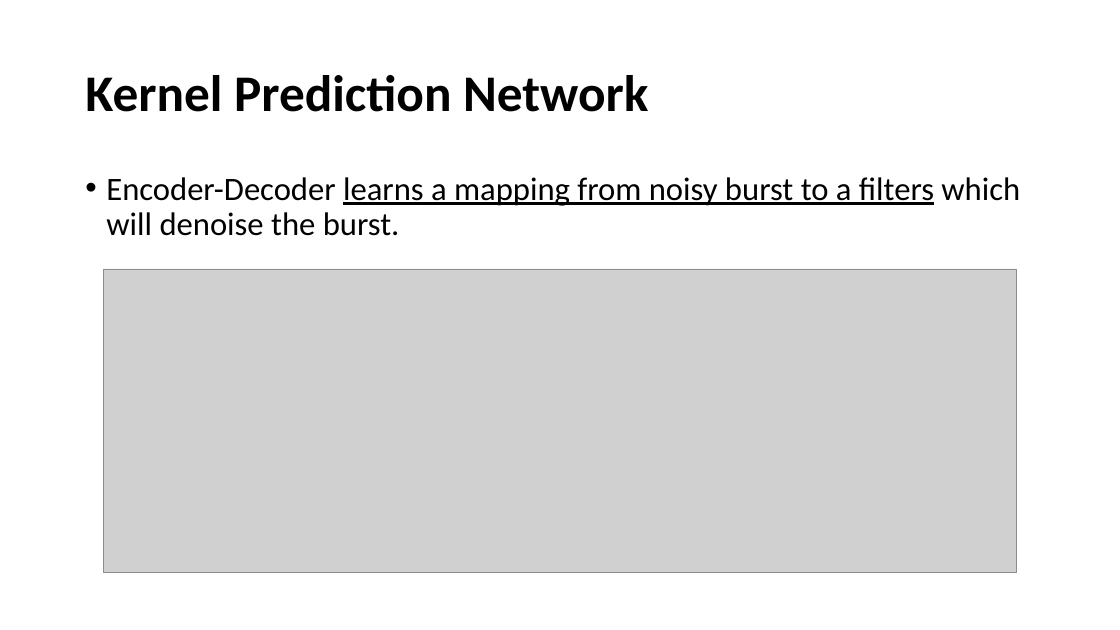
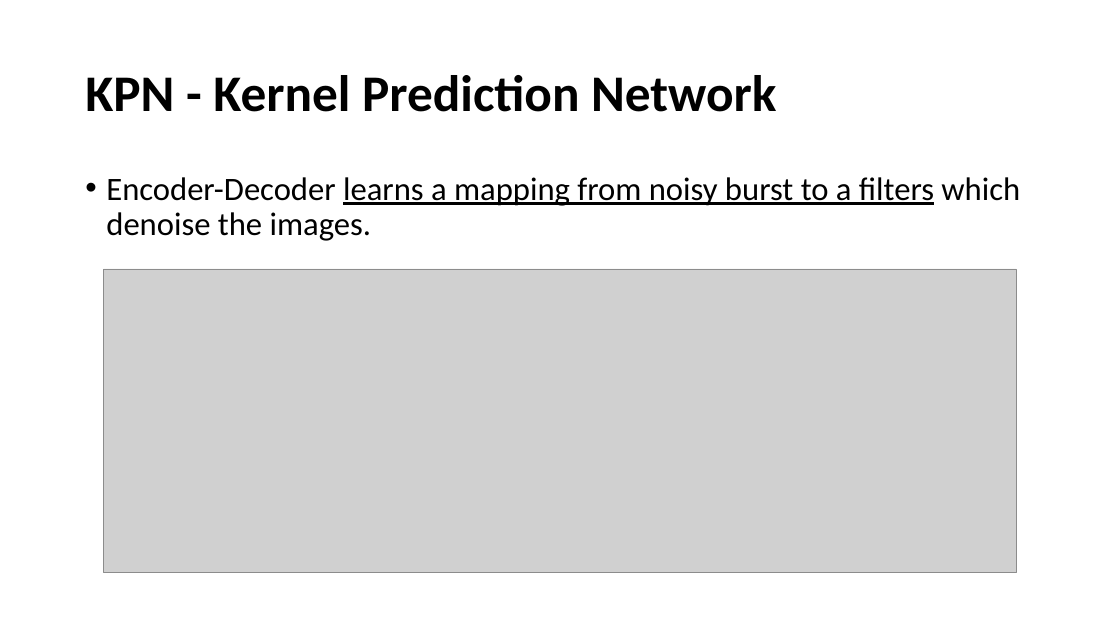
Before and after one commit to zhanglijian/DIP_Project, a slide deck: slide 5 of Burst Denoising with Kernel Prediction Networks.pptx. Drawn at 1120x630 pixels with LibreOffice and Linux fonts; fonts in the diff are those of the drawing; grey boxes stand for pictures. Boxes give left, top, right and bottom in pixels: in the first picture for what was removed or moved away, otherwise in the second. Text is boxed around its words. In the diff, an @@ line names an element or a change of style, - is before the commit and + after.

```diff
--- a/Burst Denoising with Kernel Prediction Networks.pptx
+++ b/Burst Denoising with Kernel Prediction Networks.pptx
@@ title at (85, 75, 776, 112): text changed @@
-Kernel Prediction Network
+KPN - Kernel Prediction Network
@@ text at (106, 177, 1020, 241): text changed @@
-• Encoder-Decoder learns a mapping from noisy burst to a filters which will denoise the burst.
+• Encoder-Decoder learns a mapping from noisy burst to a filters which denoise the images.
```
Also in this commit, not shown: 12 other slides changed, 8 slides added, 1 slide removed.
